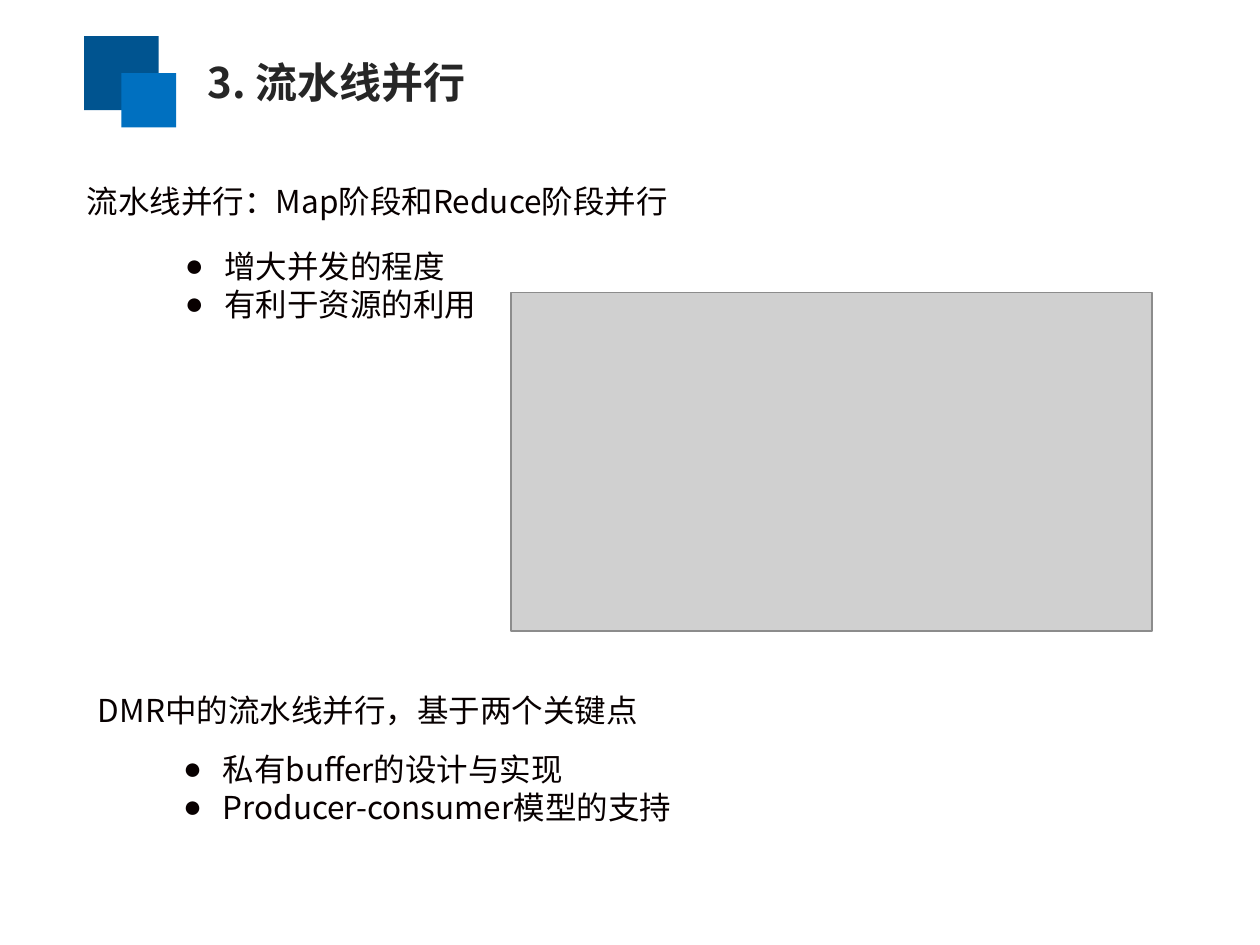
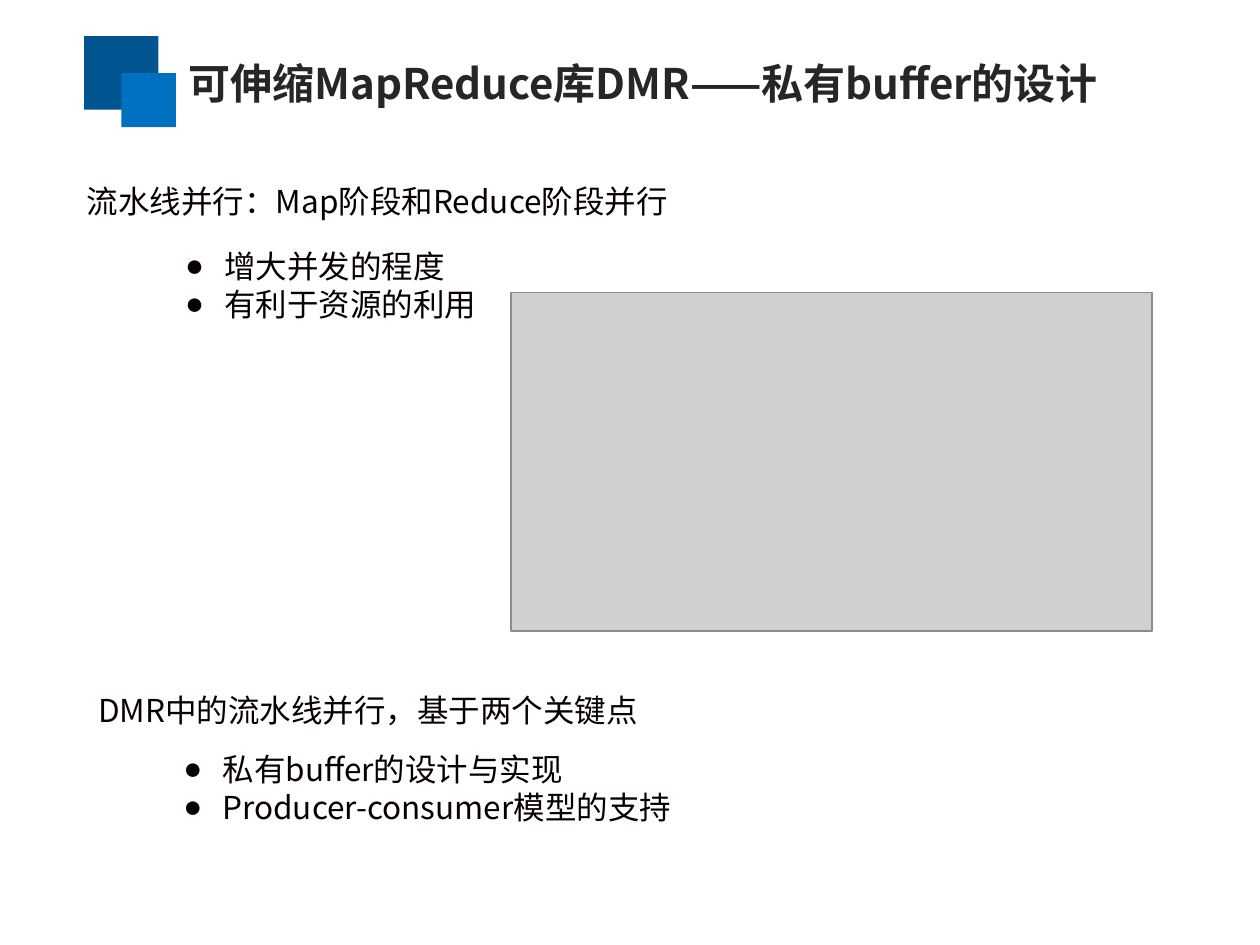
Before and after one commit to yufenyu/work, a slide deck: slide 9 of dmr_paper/paper/chinaSys-2016.ppt (slide 8 before the commit). Drawn at 1260x945 pixels with LibreOffice and Linux fonts; fonts in the diff are those of the drawing; grey boxes stand for pictures. Boxes give left, top, right and bottom in pixels: in the first picture for what was removed or moved away, otherwise in the second. Text is boxed around its words. In the diff, an @@ line names an element or a change of style, - is before the commit and + after.

```diff
--- a/dmr_paper/paper/chinaSys-2016.ppt
+++ b/dmr_paper/paper/chinaSys-2016.ppt
@@ text added at bbox=[189, 63, 1098, 108], 24 pt, text #262626, bold @@
+可伸缩MapReduce库DMR——私有buffer的设计
@@ text removed at bbox=[208, 62, 466, 102] @@
-3. 流水线并行
```
Also in this commit, not shown: 4 other slides changed, 2 slides added, 2 other files.
